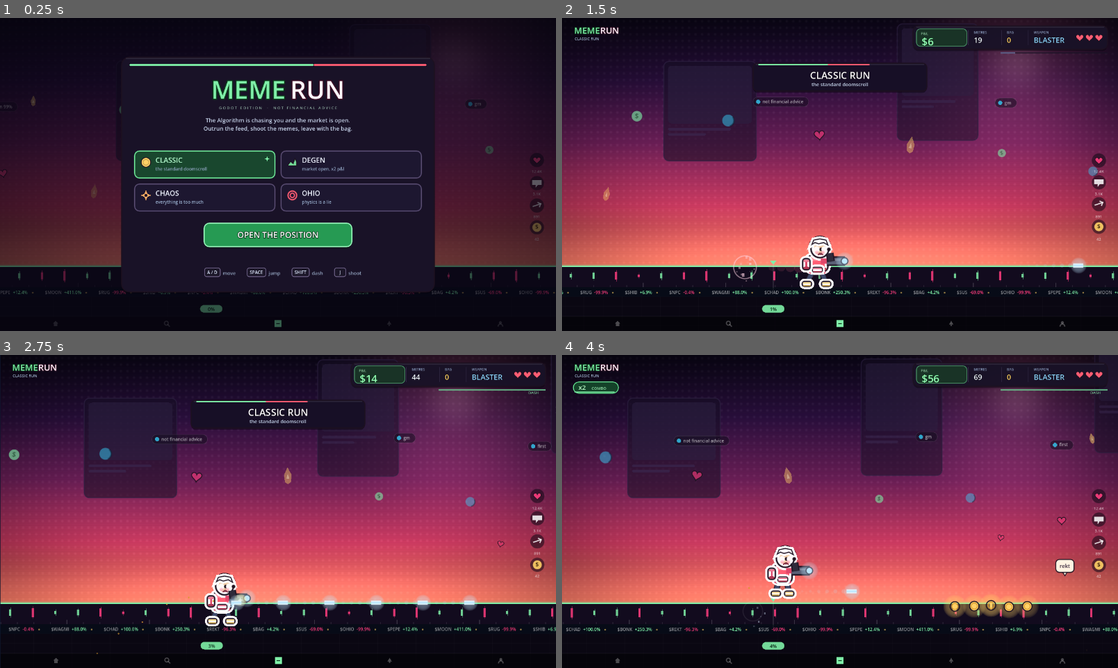
Above: before the commit, frames 1-4 (two rows, left to right).
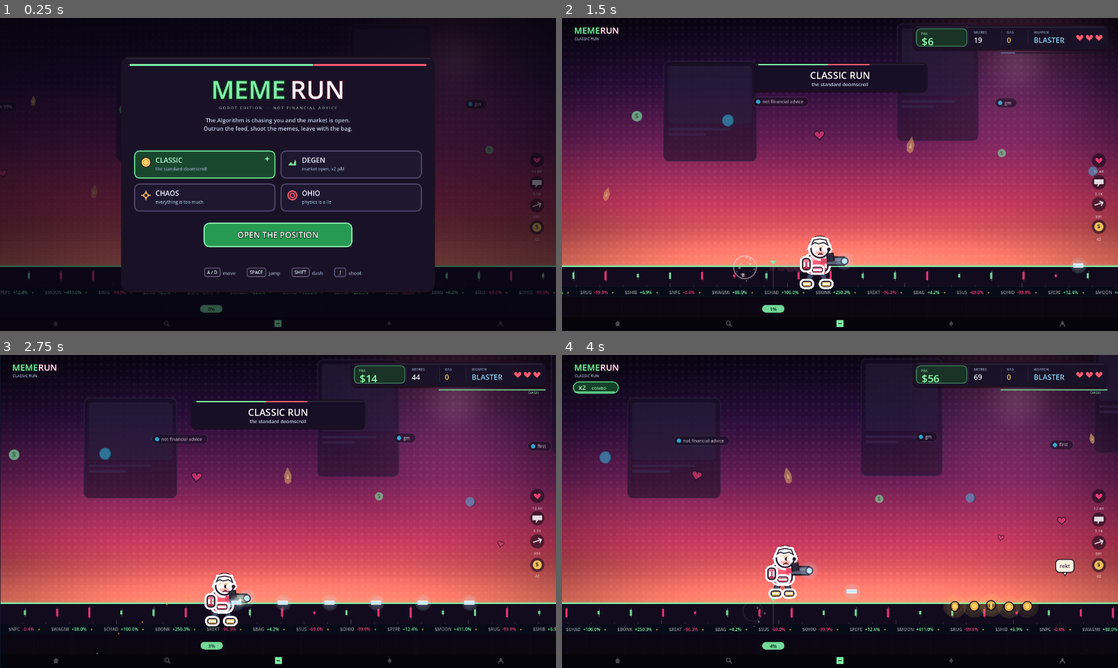
Above: after the commit, the same moments.

Repository: makefunstuff/meme-run
Game: Godot game, scene res://main.tscn
Same seed, same stepped clock (60 frames per second), same inputs: the game is played once before the commit and once after it.
Inputs (mouse positions are in pixels of both pictures, inside the frame that each line leads up to):
- Up to frame 1 (0.25 s): no input
- Up to frame 2 (1.5 s): tap Enter at 0.5 s; move the mouse to (962, 158) at 0.52 s; hold D (move_right) 0.53-1.28 s; tap F at 0.6 s; click (962, 158) at 0.67 s; tap Space (jump) at 0.77 s; move the mouse to (728, 190) at 1.27 s; hold A (move_left) from 1.28 s (still down); tap Shift (dash) at 1.35 s
- Up to frame 3 (2.75 s): tap Space (jump) at 1.52 s; tap F at 1.55, 2.3 s; move the mouse to (333, 442) at 2.02 s; release A (move_left) at 2.03 s; hold D (move_right) from 2.03 s (still down); hold J (shoot) from 2.03 s (still down)
- Up to frame 4 (4 s): move the mouse to (812, 574) at 2.77 s; release D (move_right) at 2.78 s; release J (shoot) at 2.78 s; hold W 2.78-3.53 s; tap F at 2.85, 3.8 s; click (812, 574) at 2.92 s; tap Space (jump) at 3.02, 3.77 s; move the mouse to (1006, 558) at 3.52 s; hold A (move_left) from 3.53 s (still down); tap Enter at 3.6 s

The runs differ from the first frame. In frame 1, 0.2% of the frame differs, in the area x 3-98%, y 80-85%; in frame 2, 0.5%; in frame 3, 0.7%; in frame 4, 0.8%, in the area x 0-100%, y 67-86%.

Commit message:
Frame rate: fix the unbounded entity lists, cut per-object cost, scale resolution
Three separate causes, found by measuring rather than guessing:

1. Dead entities were never removed from the arrays the game iterates every
   frame. Enemies, bullets and pickups queue_free'd themselves but stayed in
   game.enemies / bullets / ebullets / pickups forever, so every aiming check,
   collision sweep and prune loop grew without bound. This is why the frame rate
   collapsed *while playing* and not in the menu. Lists are pruned on death, on
   exit, and on a 0.35s sweep.

2. Toy.glow drew ten concentric discs per light. Every coin, bullet and pickup
   was ten draw calls before it drew itself. Default is four now, three for
   pickups; bullets only keep a trail smear if they are heavy rounds (7 circles
   per bolt was pure cost).

3. The governor can now scale the render resolution (0.68 / 0.85 / 1.0). On a
   fill-bound machine that is worth more than every other change combined.

Timeline draws fewer tick marks, candles and panel rules.

F3 in game shows fps, quality tier and draw calls, so a frame-rate report can be
a number instead of a feeling.

Measured on a software rasteriser (SwiftShader in the web build, worst case):
  before  3 fps  8883 draws
  after  18 fps   413 draws
A real GPU will be far above that; the governor keeps weaker machines playable.

Diff:
--- a/godot/src/bullet.gd
+++ b/godot/src/bullet.gd
@@ -48,6 +48,13 @@
 		"enemy": colour = Toy.RED; radius = 8.0
 		_: colour = Toy.WHITE
 
+func _exit_tree() -> void:
+	if game != null:
+		if friendly:
+			game.bullets.erase(self)
+		else:
+			game.ebullets.erase(self)
+
 func _physics_process(delta: float) -> void:
 	t += delta
 	life -= delta
@@ -72,9 +79,11 @@
 	if grow:
 		radius = minf(radius + delta * 26.0, 26.0)
 
-	trail.append(global_position)
-	if trail.size() > 7:
-		trail.pop_front()
+	# only the heavy rounds get a smear; 7 circles per bolt was pure cost
+	if kind in ["orb", "rocket", "pump", "crew"]:
+		trail.append(global_position)
+		if trail.size() > 5:
+			trail.pop_front()
 
 	position += vel * delta
 
--- a/godot/src/game.gd
+++ b/godot/src/game.gd
@@ -304,6 +304,8 @@
 		spawn_t = gap * randf_range(0.75, 1.25)
 		_spawn_wave()
 
+	_prune(delta)
+
 	pickup_t -= delta
 	if pickup_t <= 0.0:
 		pickup_t = randf_range(1.4, 2.4)
@@ -315,6 +317,20 @@
 	if player != null and not player.dead:
 		if player.global_position.y > view.y + 200.0:
 			player.hurt(player.global_position)
+
+var _prune_t := 0.0
+
+func _prune(delta: float) -> void:
+	_prune_t += delta
+	if _prune_t < 0.35:
+		return
+	_prune_t = 0.0
+	enemies = enemies.filter(func(e): return is_instance_valid(e) and not e.dead)
+	bullets = bullets.filter(func(b): return is_instance_valid(b))
+	ebullets = ebullets.filter(func(b): return is_instance_valid(b))
+	pickups = pickups.filter(func(p): return is_instance_valid(p))
+	if fx != null and fx.parts.size() > fx.max_parts:
+		fx.parts = fx.parts.slice(fx.parts.size() - fx.max_parts)
 
 func _spawn_wave() -> void:
 	var roll := randf()
@@ -406,6 +422,7 @@
 	shake(10.0)
 
 func on_enemy_killed(e: Node2D, coins: int) -> void:
+	enemies.erase(e)
 	kills += 1
 	combo += 1
 	combo_t = 2.6
@@ -574,6 +591,10 @@
 
 func _set_quality(q: int) -> void:
 	quality = q
+	# render under the display resolution and let the stretch mode upscale: on a
+	# fill-bound machine this is worth more than every other change combined
+	var win := get_window()
+	win.content_scale_factor = [0.68, 0.85, 1.0][clampi(q, 0, 2)]
 	if world != null:
 		world.detail = q
 	# The die-cut edge is a polyline, not fill, so it stays at every level — it is
--- a/godot/src/hud.gd
+++ b/godot/src/hud.gd
@@ -29,6 +29,7 @@
 var banner_max := 2.6
 var toast_text := ""
 var toast_t := 0.0
+var show_perf := false
 
 const MODES := [
 	["classic", "CLASSIC", "the standard doomscroll"],
@@ -79,6 +80,9 @@
 		elif state == "over":
 			if event.keycode in [KEY_ENTER, KEY_SPACE, KEY_R]:
 				_do("restart", null)
+		if event.keycode == KEY_F3:
+			show_perf = not show_perf
+			return
 		else:
 			if event.keycode == KEY_ESCAPE or event.keycode == KEY_P:
 				_do("pause", null)
@@ -339,6 +343,18 @@
 		Toy.text(self, Vector2(vp.x * 0.5, r2.position.y + 53), banner_sub, 11,
 			Color(0.8, 0.86, 0.95, a), HORIZONTAL_ALIGNMENT_CENTER)
 
+	# ---- perf readout (F3), so a frame-rate report is a number and not a feeling
+	if show_perf:
+		var fps := Engine.get_frames_per_second()
+		var tier: String = ["LOW", "MID", "HIGH"][clampi(game.quality, 0, 2)]
+		var txt := "%d fps · %s · %d draws" % [fps, tier,
+			int(Performance.get_monitor(Performance.RENDER_TOTAL_DRAW_CALLS_IN_FRAME))]
+		var w2 := font.get_string_size(txt, HORIZONTAL_ALIGNMENT_LEFT, -1, 12).x
+		var pr := Rect2(26, 86, w2 + 20, 22)
+		Toy.shape(self, Toy.round_rect(pr, 6.0), Color(0.05, 0.03, 0.09, 0.8), Color(1, 1, 1, 0.2), 1.0)
+		Toy.text(self, Vector2(pr.position.x + 10, pr.position.y + 15), txt, 12,
+			Color(0.7, 1.0, 0.8) if fps >= 50 else (Color(1.0, 0.85, 0.5) if fps >= 35 else Color(1.0, 0.5, 0.55)))
+
 	# ---- toast
 	if toast_t > 0.0:
 		var a2: float = clampf(toast_t / 0.3, 0.0, 1.0)
--- a/godot/src/pickup.gd
+++ b/godot/src/pickup.gd
@@ -73,7 +73,7 @@
 	Toy.sticker_pad = 2.5
 	var bob := sin(t * 3.0 + base_y) * 3.0
 	var glow_a := 0.5 + 0.2 * sin(t * 5.0)
-	Toy.glow(self, Vector2(0, bob), 26.0, glow_colour, glow_a * 0.8)
+	Toy.glow(self, Vector2(0, bob), 26.0, glow_colour, glow_a * 0.8, 3)
 	match kind:
 		"coin":
 			var w := 11.0 * absf(cos(t * 2.6))
--- a/godot/src/toy.gd
+++ b/godot/src/toy.gd
@@ -221,7 +221,7 @@
 ## additively instead of a screen-space blur pass, which the web renderer and
 ## a 2 MB download budget both appreciate.
 static func glow(ci: CanvasItem, centre: Vector2, r: float, colour: Color,
-		strength: float = 0.5, rings: int = 10) -> void:
+		strength: float = 0.5, rings: int = 4) -> void:
 	# radii shrink geometrically and alpha follows (1-t)^2, which reads as a
 	# smooth falloff; a handful of equal-alpha discs bands badly at this size.
 	for i in rings:
--- a/godot/src/world.gd
+++ b/godot/src/world.gd
@@ -260,7 +260,7 @@
 	draw_rect(Rect2(0, track_top + track_h + 3.0, w, 2.0), Color(0, 0, 0, 0.5))
 
 	# tick marks, scrolling with the world
-	var step := 38.0
+	var step := 54.0
 	var x0 := -fposmod(scroll * 1.0, step)
 	var x := x0
 	while x < w + step:
@@ -270,7 +270,7 @@
 		x += step
 
 	# candlesticks riding the track
-	var cstep := 52.0
+	var cstep := 74.0
 	var cx := -fposmod(scroll * 1.0, cstep)
 	while cx < w + cstep:
 		var seed := floorf((cx + scroll) / cstep)
@@ -304,8 +304,8 @@
 	var panel: Color = pal["panel"]
 	draw_rect(Rect2(0, panel_top, w, h - panel_top), panel)
 	# faint grid, like an empty feed
-	for i in 8:
-		var yy := panel_top + float(i) * 22.0
+	for i in 5:
+		var yy := panel_top + float(i) * 32.0
 		draw_rect(Rect2(0, yy, w, 1.0), Color(1, 1, 1, 0.025))
 	var gx := -fposmod(scroll * 1.0, 44.0)
 	while gx < w:
Not shown, changed: web/index.html
Not shown, changed: web/index.pck
